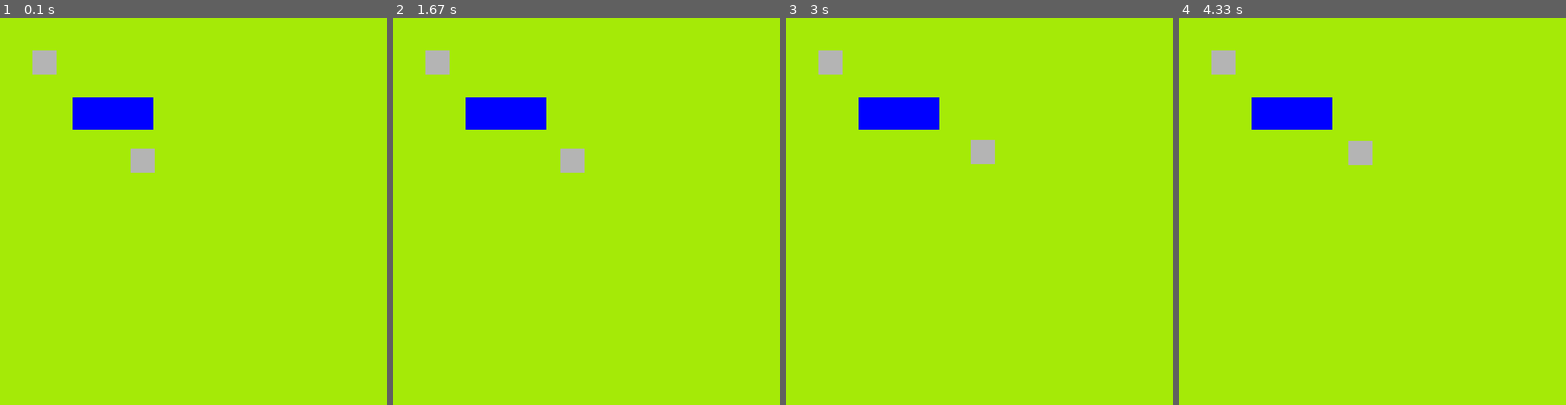
Above: before the commit, frames 1-4 (left to right).
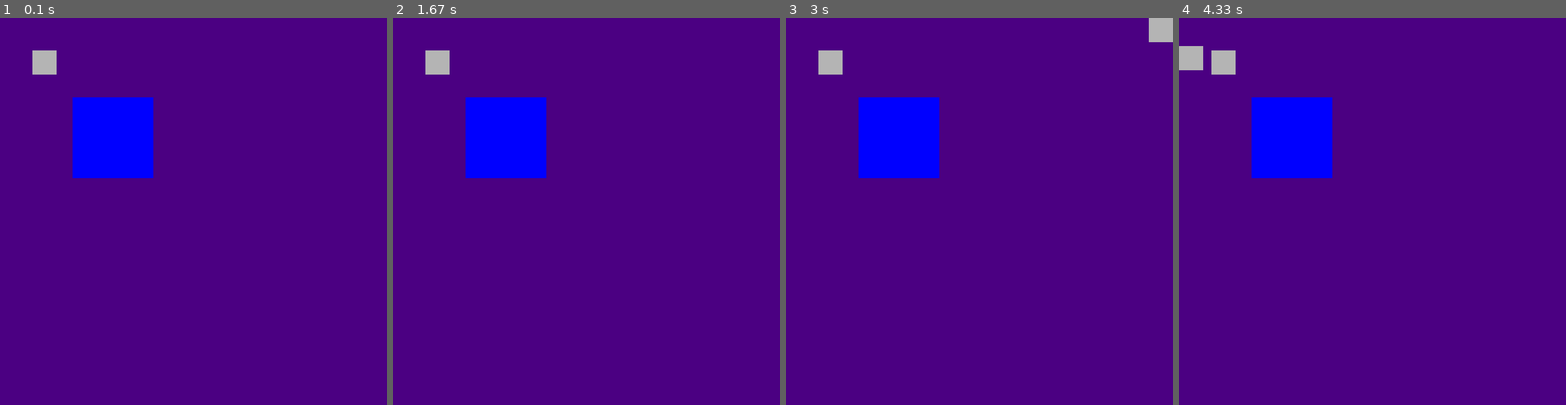
Above: after the commit, the same moments.

Repository: codeabode101/two-player-pygame-seyonbs
Game: pygame game, started from move_game.py
The game is run twice, just before and just after one commit, with the same random seed, the same clock (stepped at 60 frames per second) and the same inputs.
Inputs:
- Up to frame 1 (0.1 s): no input
- Up to frame 2 (1.67 s): hold Space 0.33-0.8 s; hold Right 0.33-0.8 s; hold 0 0.83-1.3 s; hold Right 0.83-1.3 s; hold R from 1.33 s (still down); hold Right from 1.33 s (still down)
- Up to frame 3 (3 s): release R at 1.8 s; release Right at 1.8 s; hold Right 1.83-2.3 s; hold Up 2.33-2.63 s
- Up to frame 4 (4.33 s): hold Keypad Enter 3.17-3.7 s; hold Left 3.17-3.7 s; hold Down from 4.3 s (still down)

The runs differ from the first frame. In frame 1, 98% of the frame differs, in the area x 0-100%, y 0-100%; in frame 2, 98%; in frame 3, 98%; in frame 4, 98%.

Commit message:
Add files via upload

Diff:
--- a/move_game.py
+++ b/move_game.py
@@ -5,15 +5,18 @@
 speed = 1
 speed_2 = 1
 character_rect = pygame.Rect((270, 270, 50, 50))
+character_rect.x = 67
+character_rect.y = 67
 character_rect_2 = pygame.Rect((150, 150, 50, 50))
 character_rect_2.x = 67
 character_rect_2.y = 67
-safe_zone_rect = pygame.Rect(150, 164, 167, 67)
+safe_zone_rect = pygame.Rect(150, 164, 167, 167)
 running = True
 
 
 
 #main game loop setup
+
 
 
 
@@ -79,19 +82,42 @@
       if character_rect_2.y > screen.get_height() - character_rect_2.height:
             character_rect_2.y = screen.get_height() -  character_rect_2.height
 
-
-      if character_rect.x == safe_zone_rect  and  character_rect.y == safe_zone_rect:
+      if character_rect.x >= 150 and character_rect.x <= 267 :
             pygame.draw.rect(screen,(255,0,0),safe_zone_rect)
 
 
 
 
-      if character_rect_2.x == safe_zone_rect  and  character_rect_2.y == safe_zone_rect:
-            pygame.draw.rect(screen,(255,54,45),safe_zone_rect)
+
+
+#FUN!!!!!!!!!!!!!!!!!!!!!!!!!
+
+
+      if keys[pygame.K_SPACE]:
+            speed += 1
+
+
+      if keys[pygame.K_KP_ENTER]:
+            speed_2 += 1
 
 
 
-      screen.fill((165,234,7))
+
+
+      if keys[pygame.K_r]:
+            character_rect.x = 67
+            character_rect.y = 67
+
+
+
+
+      if keys[pygame.K_0]:
+            character_rect_2.x = 67
+            character_rect_2.y = 67
+
+
+
+      screen.fill((75,0,130))
       pygame.draw.rect(screen, (0,0,255),safe_zone_rect)
       pygame.draw.rect(screen, (180,180,180),character_rect_2)
       pygame.draw.rect(screen, (180, 180, 180), character_rect)
